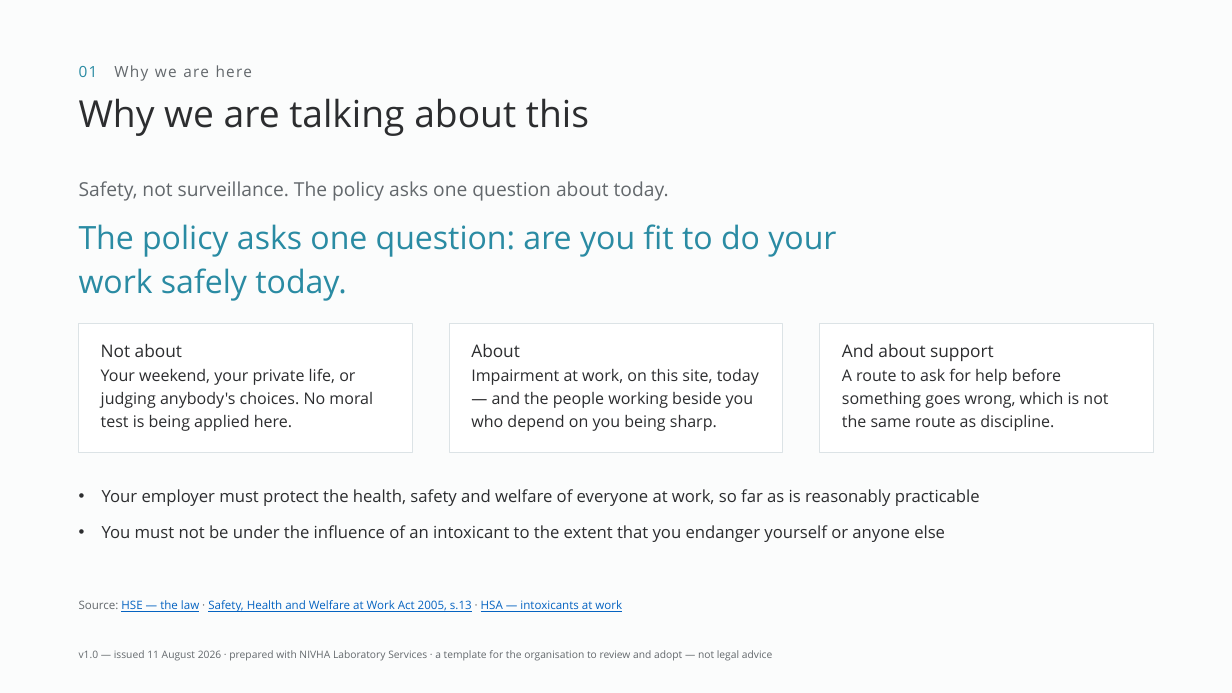
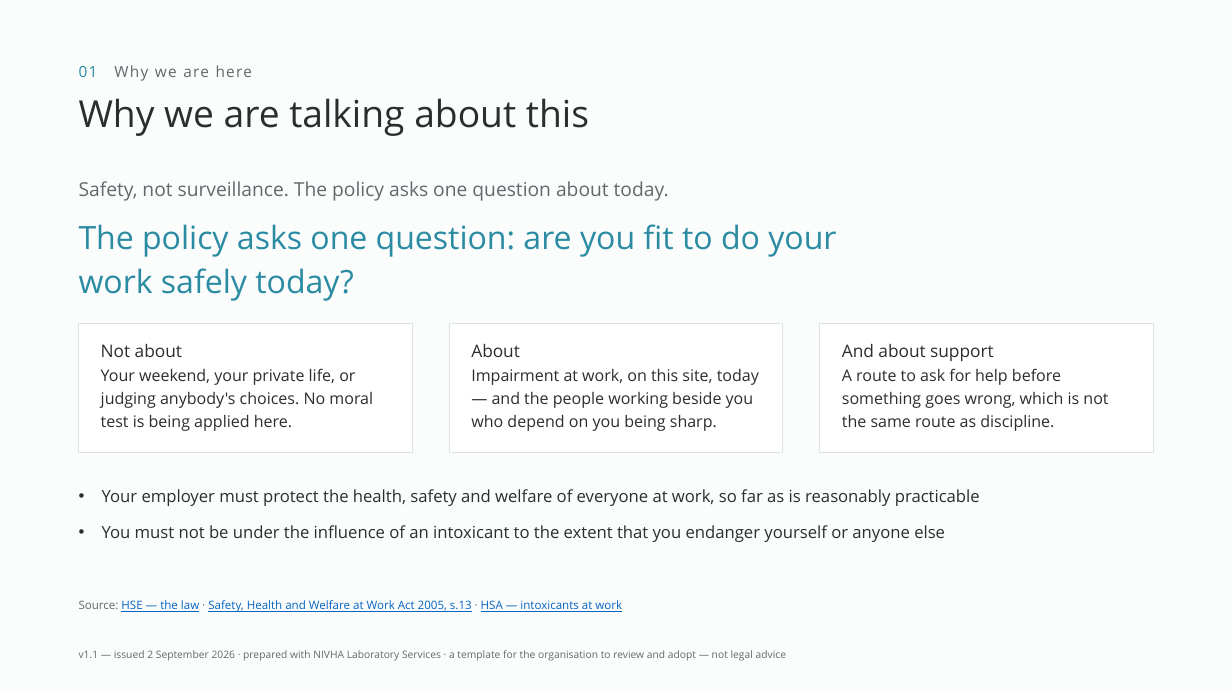
Before and after one commit to nivhalabs/nivha-feenote-prototype, a slide deck: slide 3 of assets/fulfilment/nivha_pack_03_toolbox_talk_condensed.pptx. Drawn at 1232x693 pixels with LibreOffice and Linux fonts; fonts in the diff are those of the drawing. Boxes give left, top, right and bottom in pixels: in the first picture for what was removed or moved away, otherwise in the second. Text is boxed around its words. In the diff, an @@ line names an element or a change of style, - is before the commit and + after.

```diff
--- a/assets/fulfilment/nivha_pack_03_toolbox_talk_condensed.pptx
+++ b/assets/fulfilment/nivha_pack_03_toolbox_talk_condensed.pptx
@@ text at [79, 224, 836, 301]: text changed @@
-The policy asks one question: are you fit to do your work safely today.
+The policy asks one question: are you fit to do your work safely today?
@@ text at [79, 650, 786, 661]: text changed @@
-v1.0 — issued 11 August 2026 · prepared with NIVHA Laboratory Services · a template for the organisation to review and adopt — not legal advice
+v1.1 — issued 2 September 2026 · prepared with NIVHA Laboratory Services · a template for the organisation to review and adopt — not legal advice
```
Also in this commit, not shown: 18 other slides changed, 50 other files.
